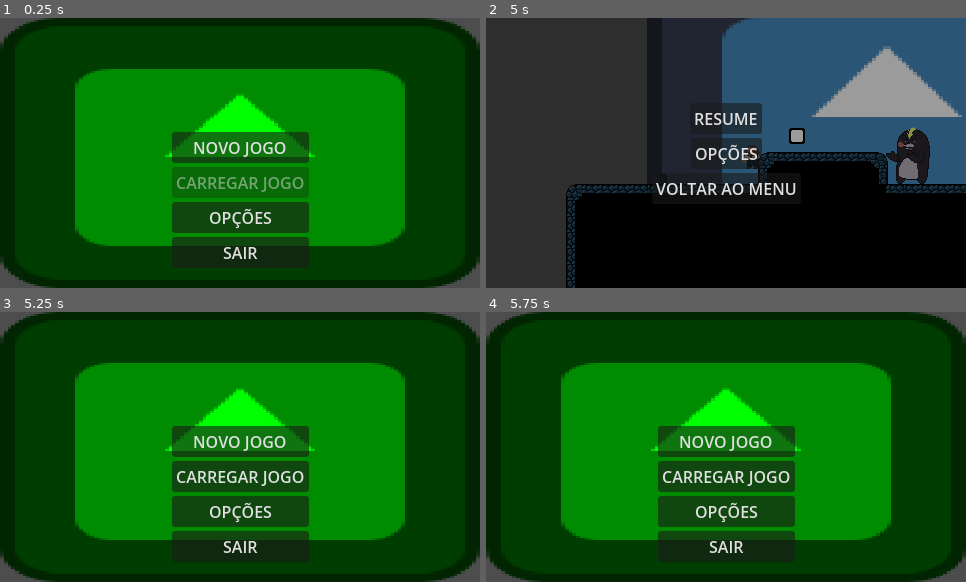
Above: before the commit, frames 1-4 (two rows, left to right).
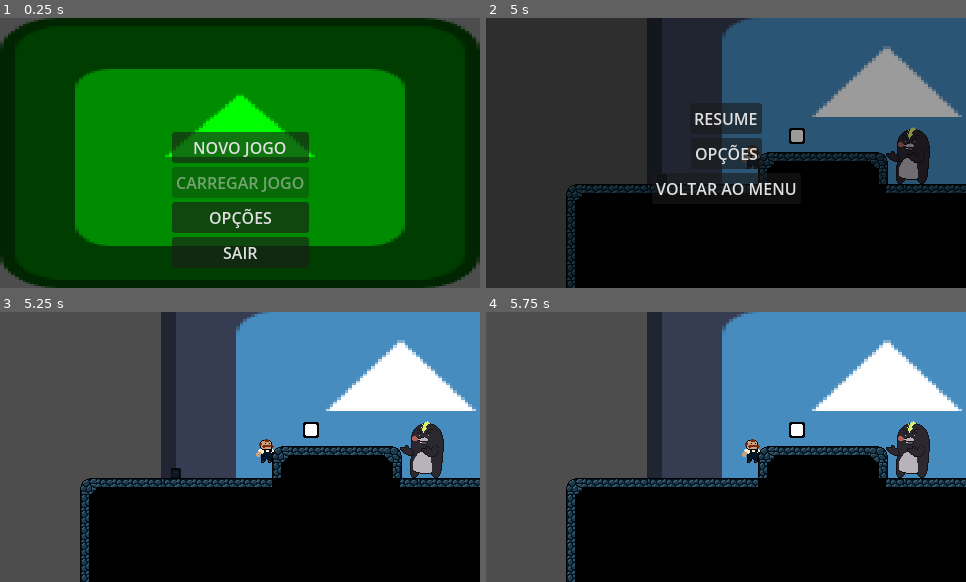
Above: after the commit, the same moments.

Repository: OTalDoPedrinho/-not-mine-story
Game: Godot game, scene res://cenas/sistemas/main_menu.tscn
The game is run twice, just before and just after one commit, with the same random seed, the same clock (stepped at 60 frames per second) and the same inputs. The engine's default icon, where the game draws it, is replaced by a stand-in: a white triangle on a blue panel in a dark square.
Inputs (mouse positions are in pixels of both pictures, inside the frame that each line leads up to):
- Up to frame 1 (0.25 s): no input
- Up to frame 2 (5 s): click "NOVO JOGO" at 0.5 s; move the mouse to (831, 139) at 1.27 s; hold W (act) 1.28-2.03 s; hold D (right) 1.28-2.78 s; click (831, 139) at 1.42 s; tap Space (jump) at 1.52, 2.27, 3.77, 4.52 s; move the mouse to (630, 166) at 2.02 s; click (630, 166) at 2.1 s; move the mouse to (774, 93) at 2.77 s; hold A (left) 2.78-3.53 s; tap Shift (dash) at 2.85 s; move the mouse to (702, 207) at 3.52 s; hold D (right) from 3.53 s (still down); right-click (702, 207) at 3.6 s; click (702, 207) at 3.67 s; move the mouse to (870, 193) at 4.27 s; hold W (act) from 4.28 s (still down); tap Escape (pause) at 4.9 s
- Up to frame 3 (5.25 s): release D (right) at 5 s; release W (act) at 5 s; click "VOLTAR AO MENU" at 5 s
- Up to frame 4 (5.75 s): no input

Frames 1-2 are identical in both runs. In frame 3, 99% of the frame differs, in the area x 0-100%, y 0-100%; in frame 4, 99%.

Commit message:
Free pause menu instance on button press
Free the pause menu instance before changing scenes.

Diff:
--- a/scripts/sistemas/pause_menu.gd
+++ b/scripts/sistemas/pause_menu.gd
@@ -23,6 +23,8 @@
 	get_tree().paused = false
 
 func _on_button_2_pressed() -> void:
+	queue_free()
+	await get_tree().process_frame
 	get_tree().change_scene_to_file("res://cenas/sistemas/main_menu.tscn")
 
 
